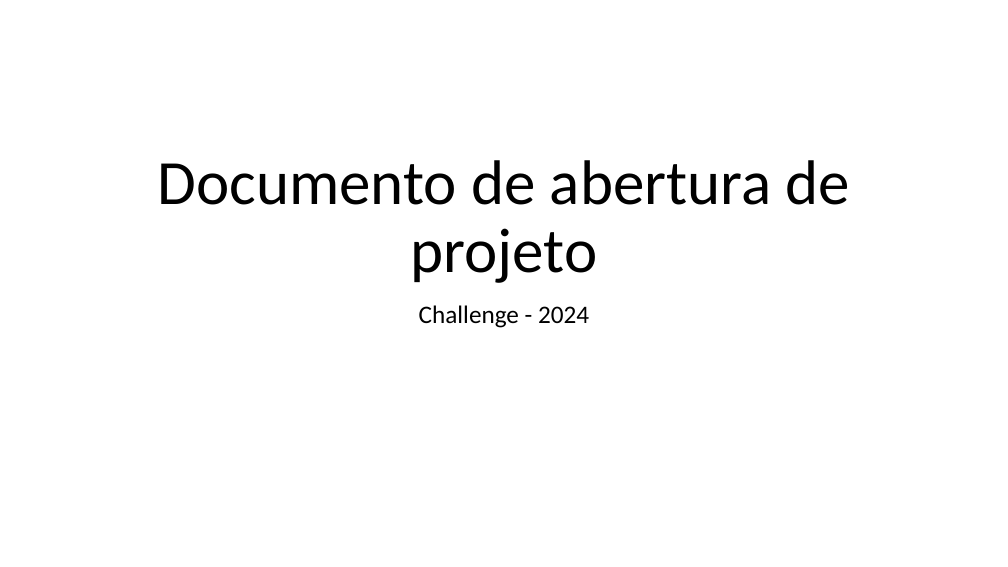
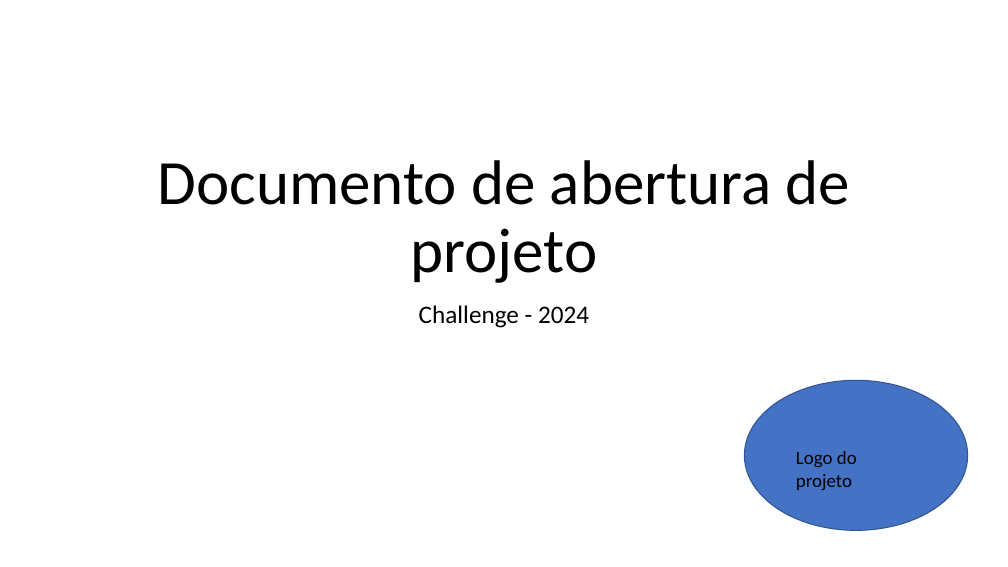
Before and after one commit to Fefis21/3SIPF-ExemploGIT-2024, a slide deck: slide 1 of PastaDocumentos/KickoffChallenge.pptx. Drawn at 1008x567 pixels with LibreOffice and Linux fonts; fonts in the diff are those of the drawing. Boxes give left, top, right and bottom in pixels: in the first picture for what was removed or moved away, otherwise in the second. Text is boxed around its words. In the diff, an @@ line names an element or a change of style, - is before the commit and + after.

Commit message:
2 versÃo do documento kickoff com LOGO AZUL

```diff
--- a/PastaDocumentos/KickoffChallenge.pptx
+++ b/PastaDocumentos/KickoffChallenge.pptx
@@ ellipse added at (745, 380, 968, 530), fill #4472C4, outline #325491 1 pt @@
@@ text added at (796, 451, 857, 491), 18 pt, text #000000 @@
+Logo do projeto
```
